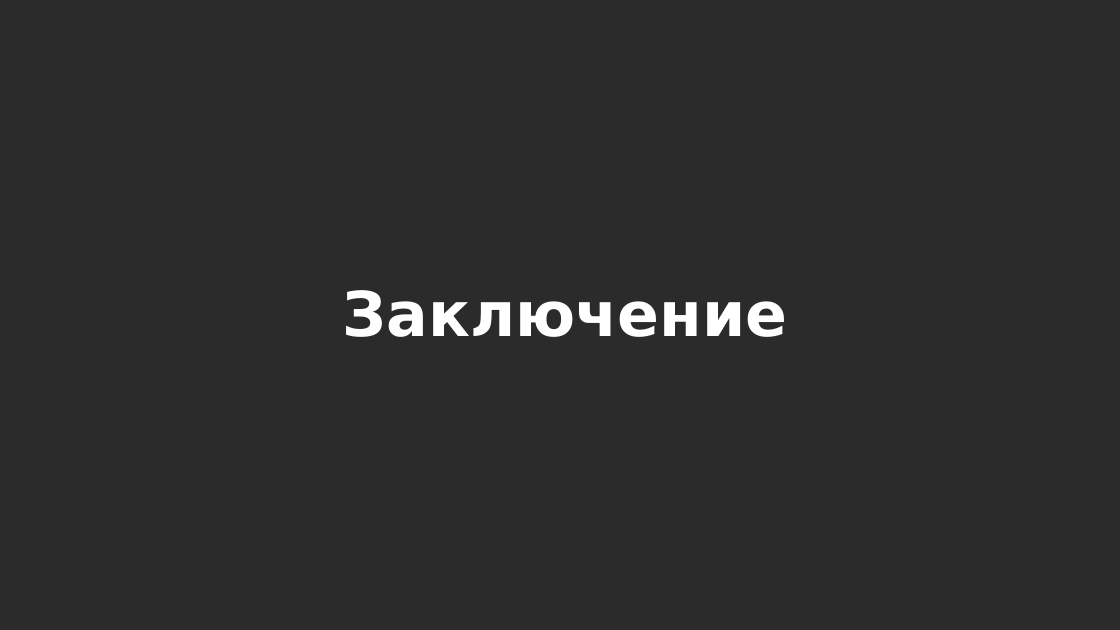
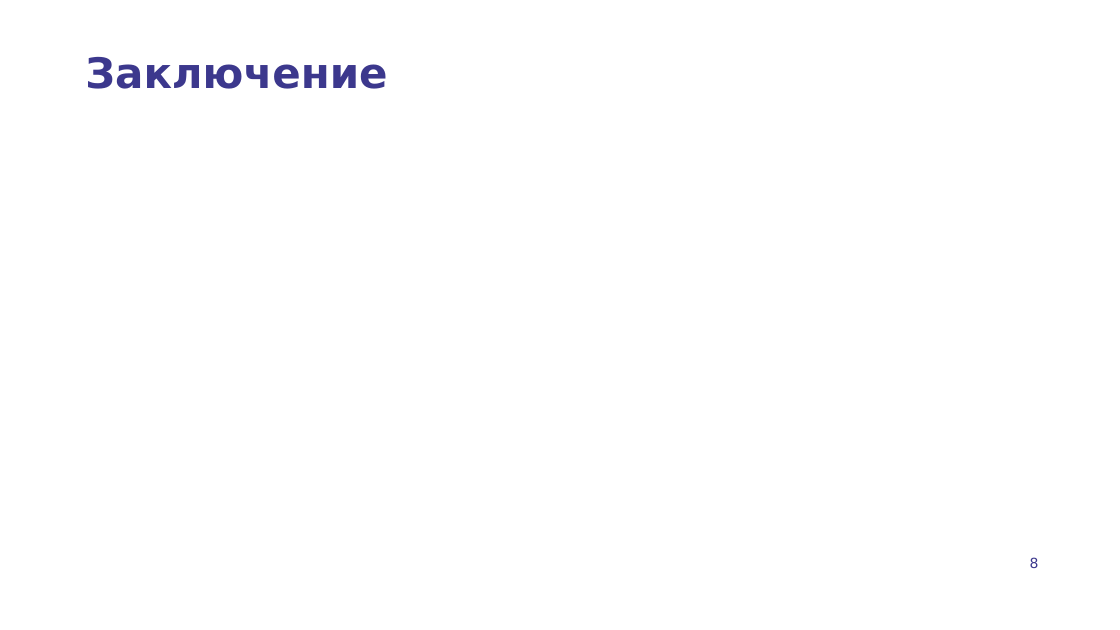
Before and after one commit to FortyClock/uwb-diploma, a slide deck: slide 8 of uwb_presentation.pptx (slide 20 before the commit). Drawn at 1120x630 pixels with LibreOffice and Linux fonts; fonts in the diff are those of the drawing; background and template pictures are left out; a plain dark background stands for a picture behind light text. Boxes give left, top, right and bottom in pixels: in the first picture for what was removed or moved away, otherwise in the second. Text is boxed around its words. In the diff, an @@ line names an element or a change of style, - is before the commit and + after.

Commit message:
+presentation

```diff
--- a/uwb_presentation.pptx
+++ b/uwb_presentation.pptx
@@ background picture (left out) to #FFFFFF @@
@@ title "Заключение" moved from (x1=343, y1=290, x2=788, y2=337) to (x1=85, y1=57, x2=387, y2=89) @@
@@ title "Заключение" at (x1=85, y1=57, x2=387, y2=89): size 53 to 36 pt, text colour #FFFFFF to #3C388D; less space between paragraphs @@
@@ page number added at (x1=1030, y1=557, x2=1039, y2=568), 12 pt, text #3C388D @@
+8
```
Also in this commit, not shown: 8 slides added, 21 slides removed.
